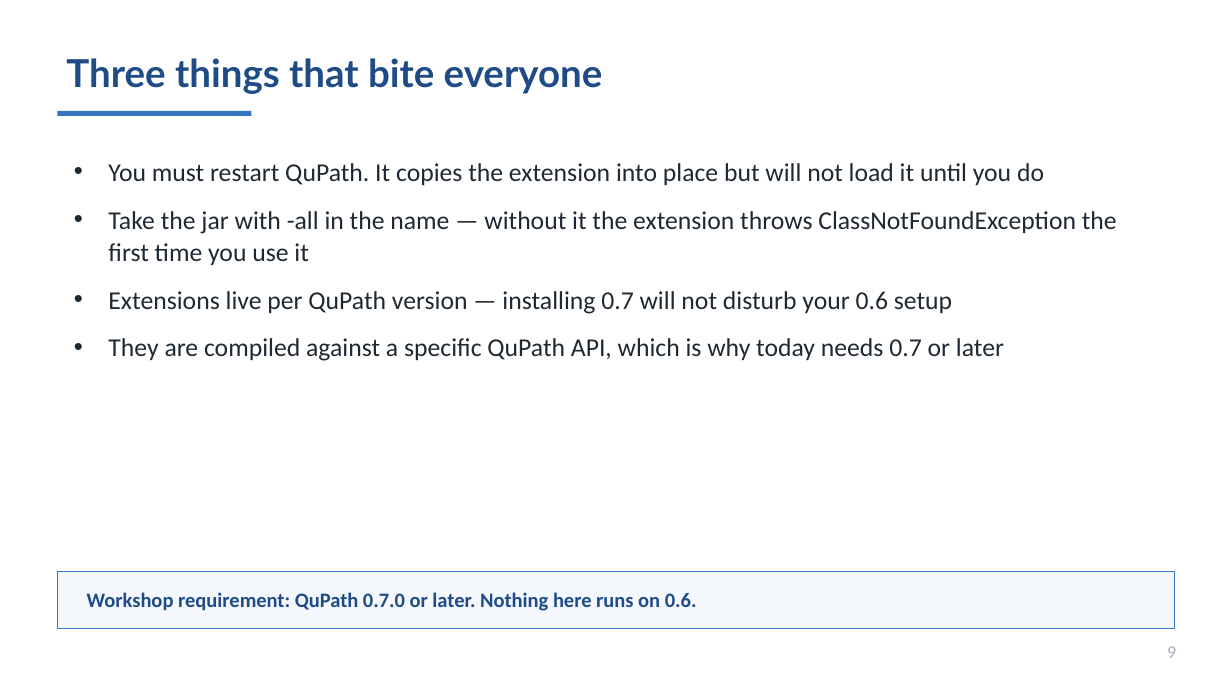
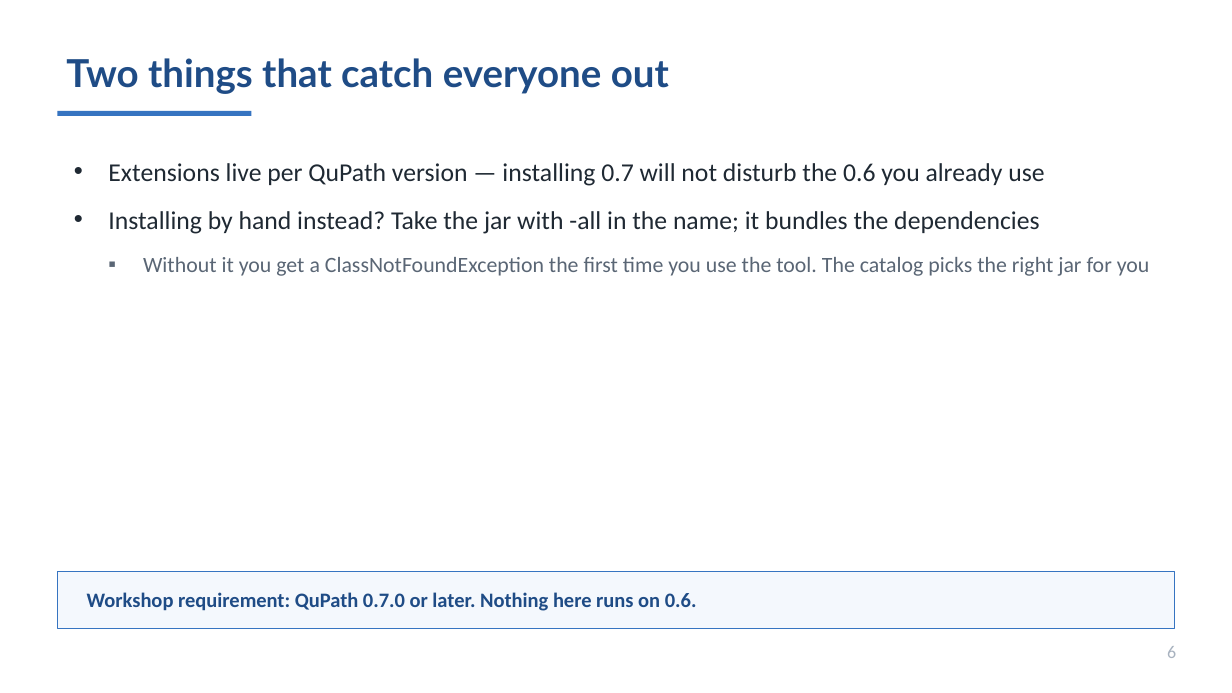
Before and after one commit to MichaelSNelson/BINA-I2K-2026-QuPath-Extensions, a slide deck: slide 6 of I2K_2026_QuPath_Extensions.pptx (slide 9 before the commit). Drawn at 1232x693 pixels with LibreOffice and Linux fonts; fonts in the diff are those of the drawing. Boxes give left, top, right and bottom in pixels: in the first picture for what was removed or moved away, otherwise in the second. Text is boxed around its words. In the diff, an @@ line names an element or a change of style, - is before the commit and + after.

```diff
--- a/I2K_2026_QuPath_Extensions.pptx
+++ b/I2K_2026_QuPath_Extensions.pptx
@@ text at bbox=[66, 58, 669, 94]: text changed @@
-Three things that bite everyone
+Two things that catch everyone out
@@ text at bbox=[108, 163, 1150, 276]: text changed @@
-• You must restart QuPath. It copies the extension into place but will not load it until you do
-• Take the jar with -all in the name — without it the extension throws ClassNotFoundException the first time you use it
-• Extensions live per QuPath version — installing 0.7 will not disturb your 0.6 setup
-• They are compiled against a specific QuPath API, which is why today needs 0.7 or later
+• Extensions live per QuPath version — installing 0.7 will not disturb the 0.6 you already use
+• Installing by hand instead? Take the jar with -all in the name; it bundles the dependencies
+  ▪ Without it you get a ClassNotFoundException the first time you use the tool. The catalog picks the right jar for you
@@ text at bbox=[1167, 646, 1176, 658]: text changed @@
-9
+6
```
Also in this commit, not shown: 41 other slides changed, 1 slide added, 11 slides removed, 4 other files.
